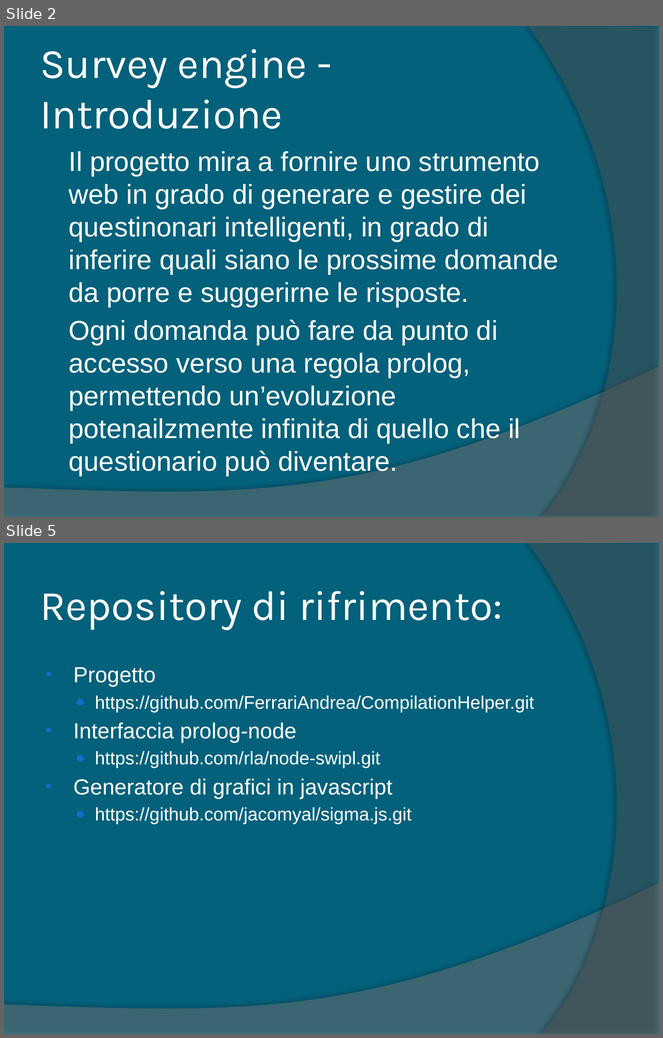
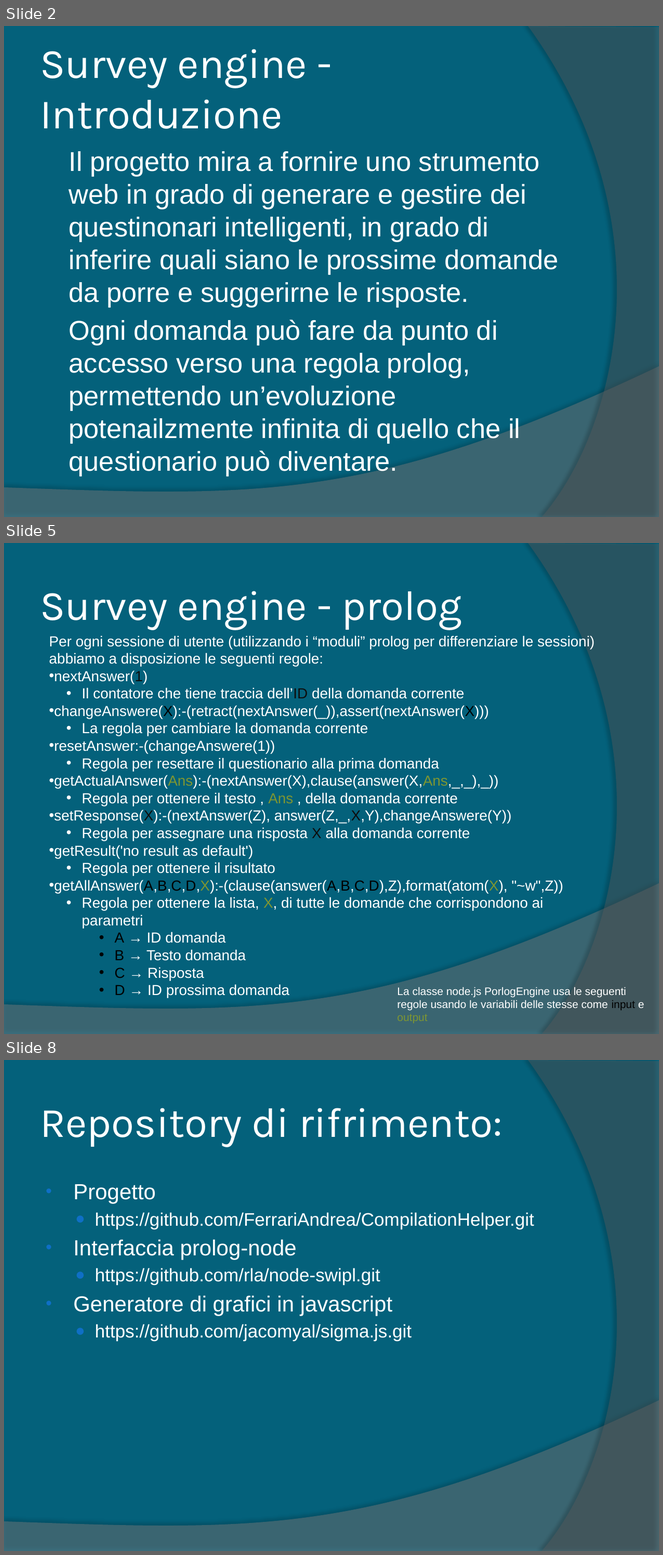
Before and after one commit to FerrariAndrea/Node-Prolog-SurveyEngine, a slide deck: Doc/Relazione.pptx. Shown one above the other, each under a label of ours: slides 2 and 5 before the commit, slides 2, 5 and 8 after it; the slides between them are not shown. The pictures are 663x1038 and 663x1555 pixels, drawn with LibreOffice and Linux fonts; fonts in the diff are those of the drawing. Boxes give left, top, right and bottom in pixels: in the first picture for what was removed or moved away, otherwise in the second. Text is boxed around its words. In the diff, an @@ line names an element or a change of style, - is before the commit and + after.

```diff
--- a/Doc/Relazione.pptx
+++ b/Doc/Relazione.pptx
@@ slide 5 added at bbox=[4, 543, 659, 1034], background #04617B; not listed: 2 template elements that a slide beside it also shows @@
@@ title added at bbox=[40, 591, 462, 630], 46 pt, text #FFFFFF @@
+Survey engine - prolog
@@ text added at bbox=[49, 636, 595, 998], 16 pt, text #FFFFFF @@
+Per ogni sessione di utente (utilizzando i “moduli” prolog per differenziare le sessioni) abbiamo a disposizione le seguenti regole:
+• nextAnswer(1)
+  • Il contatore che tiene traccia dell’ID della domanda corrente
+• changeAnswere(X):-(retract(nextAnswer(_)),assert(nextAnswer(X)))
+  • La regola per cambiare la domanda corrente
+• resetAnswer:-(changeAnswere(1))
+  • Regola per resettare il questionario alla prima domanda
+• getActualAnswer(Ans):-(nextAnswer(X),clause(answer(X,Ans,_,_),_))
+  • Regola per ottenere il testo , Ans , della domanda corrente
+• setResponse(X):-(nextAnswer(Z), answer(Z,_,X,Y),changeAnswere(Y))
+  • Regola per assegnare una risposta X alla domanda corrente
+• getResult('no result as default')
+  • Regola per ottenere il risultato
+• getAllAnswer(A,B,C,D,X):-(clause(answer(A,B,C,D),Z),format(atom(X), "~w",Z))
+  • Regola per ottenere la lista, X, di tutte le domande che corrispondono ai parametri
+    • A → ID domanda
+    • B → Testo domanda
+    • C → Risposta
+    • D → ID prossima domanda
@@ text added at bbox=[397, 988, 645, 1023], 12 pt, text #FFFFFF @@
+La classe node.js PorlogEngine usa le seguenti regole usando le variabili delle stesse come input e output
@@ what was slide 5 is now slide 8 @@
```
Also in this commit, not shown: 2 slides changed, 2 other slides added, 2 other files.
